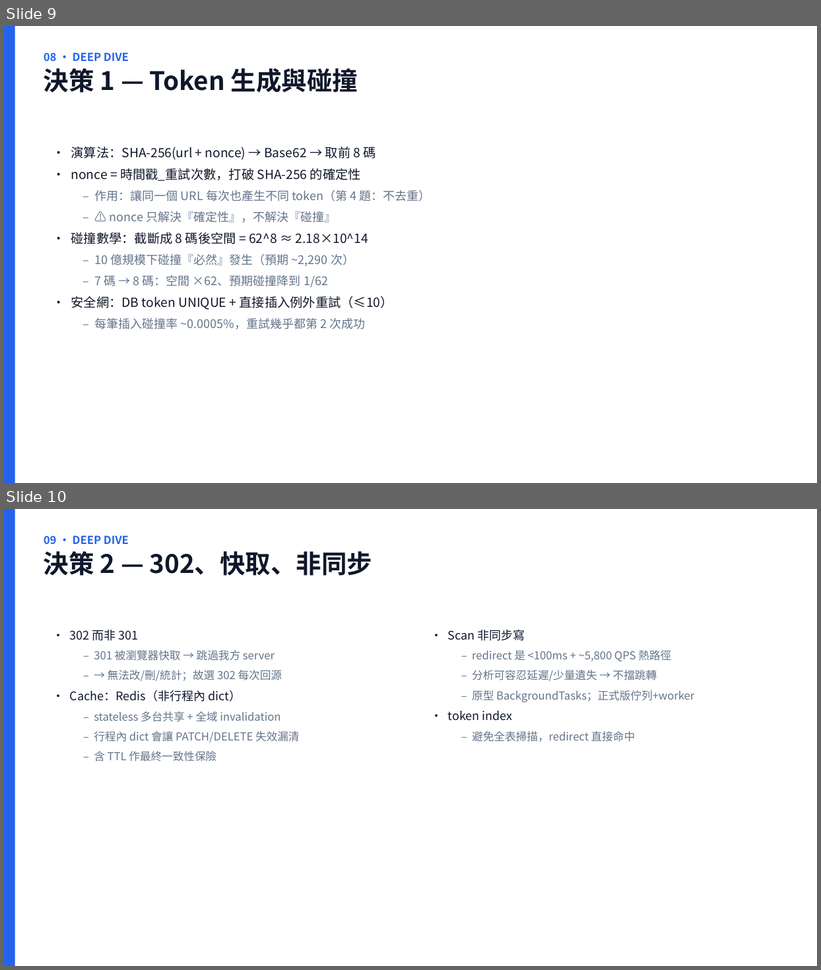
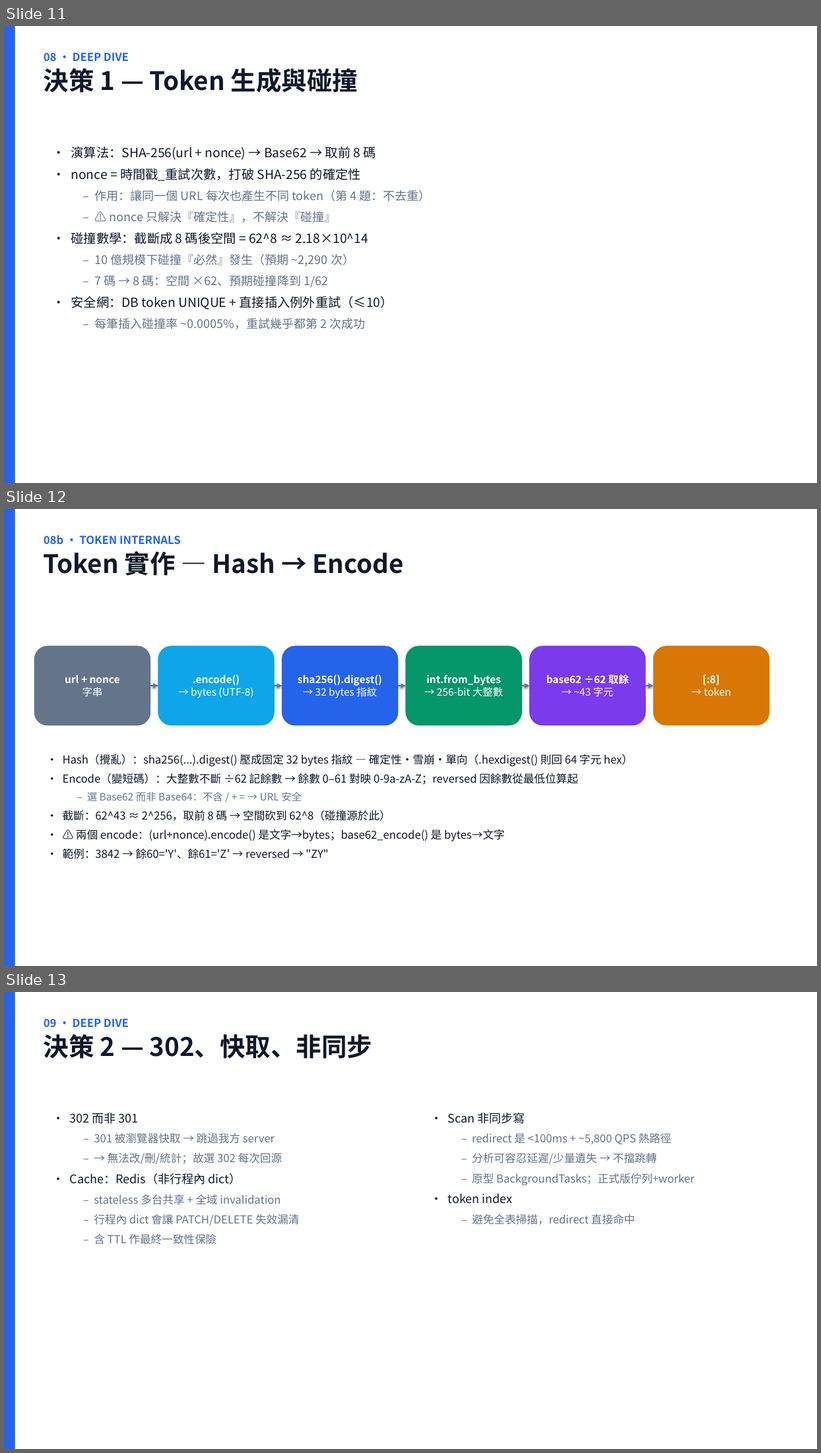
Before and after one commit to scolley31/system-design-demo, a slide deck: QR Code Generator/QR_Code_Generator.pptx. Shown one above the other, each under a label of ours: slides 9 and 10 before the commit, slides 11, 12 and 13 after it. The pictures are 821x970 and 821x1453 pixels, drawn with LibreOffice and Linux fonts; fonts in the diff are those of the drawing. Boxes give left, top, right and bottom in pixels: in the first picture for what was removed or moved away, otherwise in the second. Text is boxed around its words. In the diff, an @@ line names an element or a change of style, - is before the commit and + after.

```diff
--- a/QR Code Generator/QR_Code_Generator.pptx
+++ b/QR Code Generator/QR_Code_Generator.pptx
@@ slide 12 added at <box>4,509,817,966</box>, background #FFFFFF @@
@@ rectangle added at <box>4,509,15,966</box>, fill #2563EB @@
@@ text added at <box>44,535,404,576</box>, 30 pt, text #0F172A, bold @@
+08b · TOKEN INTERNALS
+Token 實作 — Hash → Encode
@@ rounded rectangle added at <box>34,646,151,725</box>, fill #64748B, outline #64748B 0.75 pt, 12 pt, text #FFFFFF, bold @@
+url + nonce
+字串
@@ rounded rectangle added at <box>158,646,274,725</box>, fill #0EA5E9, outline #0EA5E9 0.75 pt, 12 pt, text #FFFFFF @@
+.encode()
+→ bytes (UTF-8)
@@ rounded rectangle added at <box>282,646,398,725</box>, fill #2563EB, outline #2563EB 0.75 pt, 12 pt, text #FFFFFF, bold @@
+sha256().digest()
+→ 32 bytes 指紋
@@ rounded rectangle added at <box>406,646,522,725</box>, fill #059669, outline #059669 0.75 pt, 12 pt, text #FFFFFF, bold @@
+int.from_bytes
+→ 256-bit 大整數
@@ rounded rectangle added at <box>530,646,646,725</box>, fill #7C3AED, outline #7C3AED 0.75 pt, 12 pt, text #FFFFFF, bold @@
+base62 ÷62 取餘
+→ ~43 字元
@@ rounded rectangle added at <box>653,646,770,725</box>, fill #D97706, outline #D97706 0.75 pt, 12 pt, text #FFFFFF @@
+[:8]
+→ token
@@ arrow added from (151, 686) to (158, 686), #64748B 1.75 pt @@
@@ arrow added from (274, 686) to (282, 686), #64748B 1.75 pt @@
@@ arrow added from (398, 686) to (406, 686), #64748B 1.75 pt @@
@@ arrow added from (522, 686) to (530, 686), #64748B 1.75 pt @@
@@ arrow added from (646, 686) to (653, 686), #64748B 1.75 pt @@
@@ text added at <box>63,755,633,859</box>, 13 pt, text #0F172A @@
+• Hash（攪亂）：sha256(...).digest() 壓成固定 32 bytes 指紋 — 確定性·雪崩·單向（.hexdigest() 則回 64 字元 hex）
+• Encode（變短碼）：大整數不斷 ÷62 記餘數 → 餘數 0–61 對映 0-9a-zA-Z；reversed 因餘數從最低位算起
+  – 選 Base62 而非 Base64：不含 / + = → URL 安全
+• 截斷：62^43 ≈ 2^256，取前 8 碼 → 空間砍到 62^8（碰撞源於此）
+• ⚠ 兩個 encode：(url+nonce).encode() 是文字→bytes；base62_encode() 是 bytes→文字
+• 範例：3842 → 餘60='Y'、餘61='Z' → reversed → "ZY"
@@ what was slide 9 is now slide 11 @@
@@ what was slide 10 is now slide 13 @@
```
Also in this commit, not shown: 2 other slides added, 3 other files.
